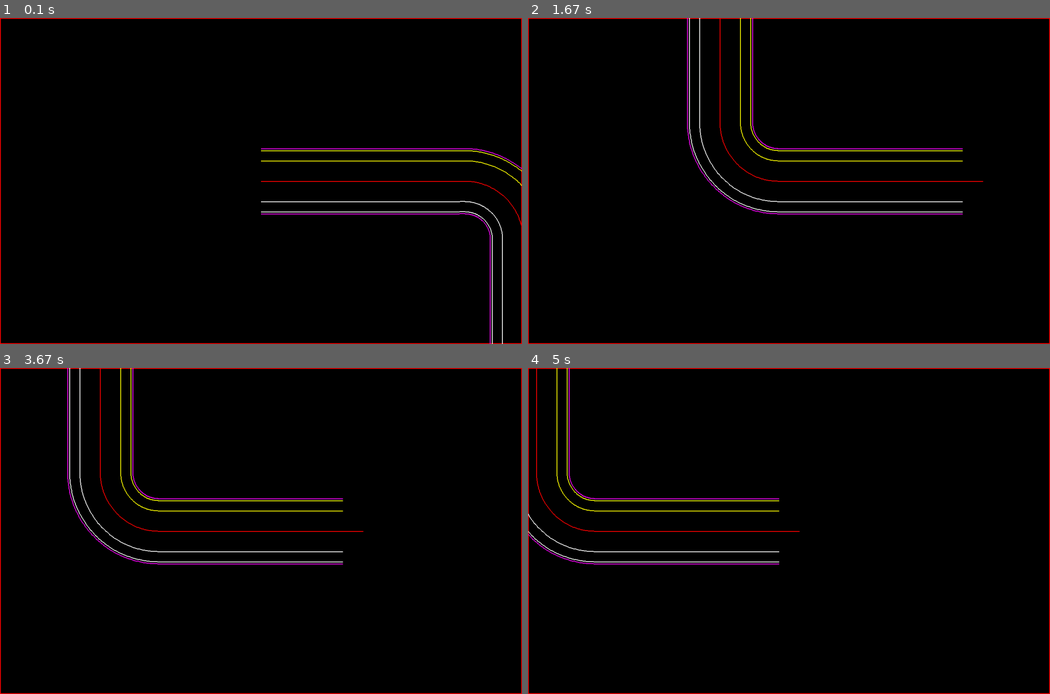
Above: before the commit, frames 1-4 (two rows, left to right).
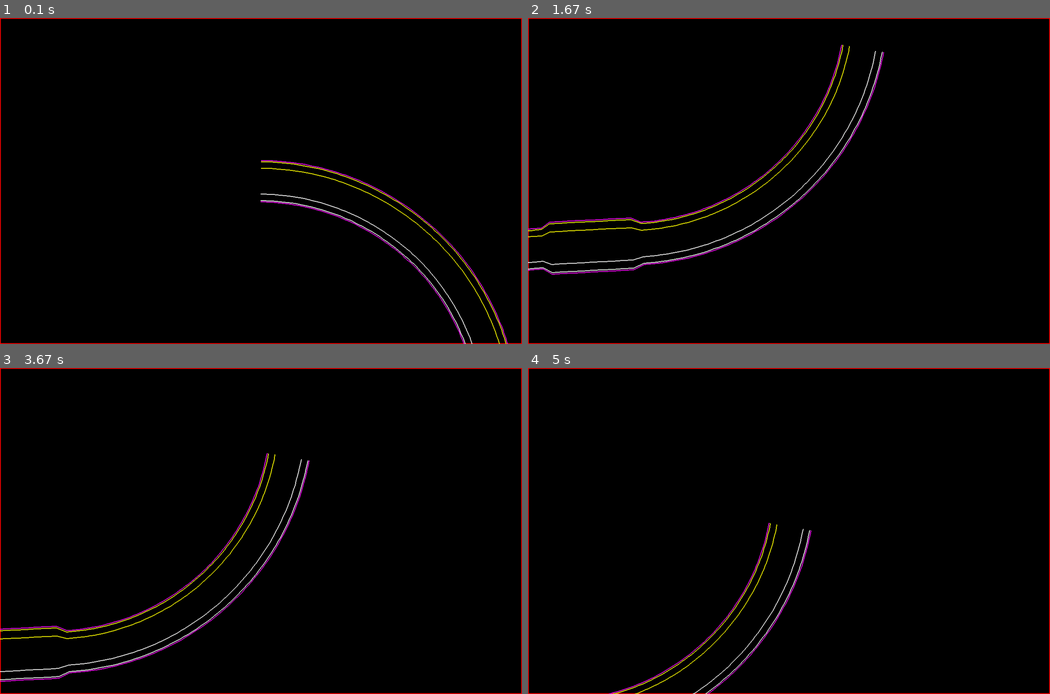
Above: after the commit, the same moments.

Repository: icedman/pygame_vector_speed
Game: pygame game, started from main.py
The game is run twice, just before and just after one commit, with the same random seed, the same clock (stepped at 60 frames per second) and the same inputs.
Inputs:
- Up to frame 1 (0.1 s): no input
- Up to frame 2 (1.67 s): hold Right 0.33-0.8 s; hold Up 0.83-1.3 s; hold Right from 1.33 s (still down)
- Up to frame 3 (3.67 s): release Right at 1.8 s; hold Left 1.83-2.37 s; hold Down 2.4-2.87 s; hold Left 2.9-3.37 s; hold Up from 3.4 s (still down)
- Up to frame 4 (5 s): release Up at 3.87 s; hold Right 3.9-4.53 s; hold Down from 4.57 s (still down)

The runs differ from the first frame. In frame 1, 2.8% of the frame differs, in the area x 49-100%, y 39-100%; in frame 2, 3.9%, in the area x 0-88%, y 0-79%; in frame 3, 3.6%; in frame 4, 2.6%.

Commit message:
add random track generator

Diff:
--- /dev/null
+++ b/data/sectors.yaml
@@ -0,0 +1,44 @@
+sectors:
+- sector: 1
+  color: green
+  features:
+    randoms: 1
+    straights: 5
+    angles: 5
+    arcs: 1
+    loops: 1
+    chicanes: 0
+    hairpins: 0
+
+- sector: 2
+  color: red
+  features:
+    randoms: 1
+    straights: 1
+    angles: 1
+    arcs: 1
+    loops: 1
+    chicanes: 1
+    hairpins: 1
+
+- sector: 3
+  color: orange
+  features:
+    randoms: 1
+    straights: 3
+    angles: 1
+    arcs: 5
+    loops: 2
+    chicanes: 2
+    hairpins: 0
+
+- sector: 4
+  color: indigo
+  features:
+    randoms: 1
+    straights: 1
+    angles: 1
+    arcs: 1
+    loops: 1
+    chicanes: 1
+    hairpins: 1
--- a/draw.py
+++ b/draw.py
@@ -67,6 +67,13 @@
         m = self.state.matrix
         v1 = Vector(x, y).transform(m)
         v2 = Vector(x2, y2).transform(m)
+
+        # add culling
+        if (v1.x < 0 and v2.x < 0) or (v1.y < 0 and v2.y < 0):
+            return
+        if (v1.x > 1280 and v2.x > 1280) or (v1.y > 800 and v2.y > 800):
+            return
+
         pygame.draw.line(
             self.surface, color, [v1.x, v1.y], [v2.x, v2.y], self.state.strokeWidth
         )
--- /dev/null
+++ b/generator.py
@@ -0,0 +1,21 @@
+from maths import *
+from track import *
+
+
+class TrackGenerator:
+    defs = {}
+
+    def __init__(self):
+        return
+
+    def loadDefinition(self, yml):
+        # print(yml)
+        return
+
+    def loadFeature(self, yml):
+        f = TrackFeature()
+        f.loadDefinition(yml)
+        featureType = f.name.split("_")[0]
+        if not featureType in self.defs:
+            self.defs[featureType] = []
+        self.defs[featureType].append(f)
--- a/main.py
+++ b/main.py
@@ -5,16 +5,44 @@
 
 import yaml
 
-f = TrackFeature()
-with open("./data/angle_1.yaml", mode="rt", encoding="utf-8") as file:
-    yml = yaml.safe_load(file)
-    f.loadDefinition(yml)
+track = Track()
+for i in range(0, 100):
+    track.addSector(
+        [
+            TrackSegment.randomArcSegment(),
+            TrackSegment.randomLineSegment(),
+            TrackSegment.randomArcSegment(),
+        ]
+    )
 
-for t in f.segments:
-    t.compute()
+# f = TrackFeature()
+# with open("./data/angle_1.yaml", mode="rt", encoding="utf-8") as file:
+#     yml = yaml.safe_load(file)
+#     f.loadDefinition(yml)
 
-for t in f.segments:
-    t.computeTrackPoints()
+
+# def generate_track():
+#     f.segments = [
+#         TrackSegment.randomArcSegment(),
+#         TrackSegment.randomLineSegment(),
+#         TrackSegment.randomArcSegment(),
+#     ]
+
+#     prev = None
+#     for t in f.segments:
+#         if prev != None:
+#             prev.nextSegment = t
+#             t.prevSegment = prev
+#         prev = t
+
+#     for t in f.segments:
+#         t.compute()
+
+#     for t in f.segments:
+#         t.computeTrackPoints()
+
+
+# generate_track()
 
 pygame.init()
 # size = [1600, 900]
@@ -27,6 +55,7 @@
 keys = {}
 released = {}
 
+current_sector = 0
 rot = 0
 last_tick = 0
 idx = 0
@@ -50,10 +79,11 @@
         keys[k] = pressed[k]
 
     if pressed[pygame.K_UP]:
-        idx -= 1
+        idx -= 2
     if pressed[pygame.K_DOWN]:
-        idx += 1
-
+        idx += 2
+    # if released[pygame.K_LEFT]:
+    #     generate_track()
 
     gfx.clear("black")
     gfx.save()
@@ -66,12 +96,21 @@
     innerRail = []
     outerBorder = []
     innerBorder = []
-    for t in f.segments:
+    for t in track.segments:
         for i in range(0, len(t.points)):
             p = t.points[i]
             points.append([p.x, p.y])
 
-            tp = None if i >= len(t.trackPoints)-1 else t.trackPoints[i]
+            if len(points) - 1 == idx:
+                current_sector = t.sector
+
+            dx = t.sector - current_sector
+            dist = Sqr(dx * dx)
+
+            if dist > 2:
+                continue
+
+            tp = None if i >= len(t.trackPoints) - 1 else t.trackPoints[i]
             if tp != None:
                 outerTrack.append([tp.outerTrack.x, tp.outerTrack.y])
                 outerRail.append([tp.outerRail.x, tp.outerRail.y])
@@ -87,9 +126,9 @@
     idx = (idx + len(points)) % len(points)
     l = points[idx]
     v = gfx.transform(Vector(l[0], l[1]))
-    gfx.translate(size[0]/2-v.x, size[1]/2-v.y)
+    gfx.translate(size[0] / 2 - v.x, size[1] / 2 - v.y)
 
-    gfx.drawPolygonPoints(points, "red", False)
+    # gfx.drawPolygonPoints(points, "red", False)
     gfx.drawPolygonPoints(outerTrack, "white", False)
     gfx.drawPolygonPoints(innerTrack, "yellow", False)
     gfx.drawPolygonPoints(outerRail, "white", False)
@@ -100,5 +139,4 @@
 
     pygame.display.flip()
 
-
     rot += 1
--- a/maths.py
+++ b/maths.py
@@ -10,8 +10,11 @@
     return random.randint(s, e)
 
 
-def Rnd(s, e):
-    r = random.random() * (e - s)
+def Rnd(s=0, e=0):
+    l = e - s
+    if l == 0:
+        l = 1
+    r = random.random() * l
     return s + r
 
 
@@ -294,15 +297,14 @@
         self.z = self.z / l
         return self
 
-
-    def dot(self,vb):
-        return ( vb.x * self.x ) + ( vb.y * self.y ) + ( vb.z * self.z )
+    def dot(self, vb):
+        return (vb.x * self.x) + (vb.y * self.y) + (vb.z * self.z)
 
     def cross(self, vb):
         vr = Vector.identity()
-        vr.x = ( self.y * vb.z ) - ( self.z * vb.y )
-        vr.y = ( self.z * vb.x ) - ( self.x * vb.z )
-        vr.z = ( self.x * vb.y ) - ( self.y * vb.x )
+        vr.x = (self.y * vb.z) - (self.z * vb.y)
+        vr.y = (self.z * vb.x) - (self.x * vb.z)
+        vr.z = (self.x * vb.y) - (self.y * vb.x)
         return vr
 
     def length(self):
--- a/test.py
+++ b/test.py
@@ -1,11 +1,30 @@
 from maths import *
 from track import *
+from generator import *
 import yaml
 
-f = TrackFeature()
-with open("./data/angle_1.yaml", mode="rt", encoding="utf-8") as file:
+g = TrackGenerator()
+with open("./data/sectors.yaml", mode="rt", encoding="utf-8") as file:
     yml = yaml.safe_load(file)
-    f.loadDefinition(yml)
+    g.loadDefinition(yml)
+
+sources = [
+    "./data/angle_1.yaml",
+    "./data/angle_2.yaml",
+    "./data/chicane_1.yaml",
+    "./data/chicane_2.yaml",
+    "./data/hairpin.yaml",
+    "./data/loop_1.yaml",
+    "./data/loop_2.yaml",
+]
+
+for src in sources:
+    with open(src, mode="rt", encoding="utf-8") as file:
+        yml = yaml.safe_load(file)
+        g.loadFeature(yml)
+
+#     yml = yaml.safe_load(file)
+#     f.loadDefinition(yml)
 
 #     segments = []
 #     prev = None
@@ -24,15 +43,15 @@
 #     for p in t.points:
 #         print(p)
 
-for t in f.segments:
-    t.compute()
+# for t in f.segments:
+#     t.compute()
 
-for t in f.segments:
-    t.computeTrackPoints()
+# for t in f.segments:
+#     t.computeTrackPoints()
 
-for t in f.segments:
-    for p in t.points:
-        print(p)
+# for t in f.segments:
+#     for p in t.points:
+#         print(p)
 
 
 # t = TrackSegment()
--- a/track.py
+++ b/track.py
@@ -8,6 +8,7 @@
     ARC_RIGHT = 2
     START = 3
     FINISH = 4
+
 
 class TrackPoint:
     index = 0
@@ -23,6 +24,7 @@
     sideDir = Vector.identity()
     carDir = Vector.identity()
 
+
 class TrackSegment:
     _rotateLeft = Matrix.identity().rotate(0, 90, 180 * 3.14 / 180)
     _rotateRight = Matrix.identity().rotate(0, 270, 180 * 3.14 / 180)
@@ -73,6 +75,54 @@
         _.splitWidth = t.splitWidth
         return t
 
+    @staticmethod
+    def randomLineSegment():
+        _ = TrackSegment()
+        _.segmentType = TrackSegmentType.STRAIGHT
+        width = 0.5 + Rnd(0, 2)
+        innerRail = 0.35 + Rnd(0, 0.5)
+        outerRail = 0.35 + Rnd(0, 0.5)
+
+        if (Rand(0, 100) % 4) != 0:
+            innerRail = outerRail
+
+        _.trackWidth = width
+        _.innerRail = innerRail
+        _.outerRail = outerRail
+        _.length = 2 + Rnd(0, 16)
+
+        if _.length >= 4 and (Rand(0, 1000) % 100) < 30:
+            _.splitWidth = 0.15 + Rnd(0, 0.35)
+
+        # split disabled
+        if _.sector < 4:
+            _.splitWidth = 0
+
+        return _
+
+    @staticmethod
+    def randomArcSegment():
+        _ = TrackSegment.randomLineSegment()
+        arc = 25 + Rnd(0, (360 - 25 - 60))
+        if arc > 100:
+            arc = arc / 2
+
+        radius = 0.05 + Rnd(0, 0.5)
+        _.arc = Floor(arc)
+        _.startRadius = radius
+        _.endRadius = radius
+        _.segmentType = TrackSegmentType.ARC_LEFT
+        if RndOr(0, 1) == 0:
+            _.segmentType = TrackSegmentType.ARC_RIGHT
+
+        if _.arc > 120:
+            _.arc -= Floor(Rnd(0, 80))
+
+        if _.arc > 100:
+            _.arc = Floor(_.arc / 2)
+
+        return _
+
     # move to mathss
     # def calculateAngle(self, f, t):
     #     right = Vector.right()
@@ -253,8 +303,8 @@
         for i in range(0, len(_.points)):
             p = _.points[i]
             np = None
-            if i < len(_.points)-1:
-                np = _.points[i+1]
+            if i < len(_.points) - 1:
+                np = _.points[i + 1]
             elif _.nextSegment != None:
                 np = _.nextSegment.points[0]
             else:
@@ -262,7 +312,7 @@
             d = Vector.copy(np).subtract(p)
             d.normalize()
 
-            sideDir = Vector(0,0,1).cross(d)
+            sideDir = Vector(0, 0, 1).cross(d)
             sideDir.normalize()
             trackWidth = Vector.copy(sideDir).scale(tw2)
             railWidth = Vector.copy(sideDir).scale(tw2 * 0.5)
@@ -305,7 +355,45 @@
             _.segments.append(t)
 
 
-
-# class RaceTrack:
-#     segments: []
-#     points: []
+class Track:
+    segments = []
+
+    def __init__(self):
+        self.segments = []
+        return
+
+    def addSector(self, segments):
+        sector = 0
+        count = len(self.segments)
+        lastSegment = None
+        lastIdx = 0
+        if count > 0:
+            lastIdx = count - 1
+            lastSegment = self.segments[lastIdx]
+            sector = lastSegment.sector + 1
+
+        prev = lastSegment
+        for s in segments:
+            s.sector = sector
+            if prev != None:
+                prev.nextSegment = s
+                s.prevSegment = prev
+
+                # smoothen width transition
+                s.trackWidth += prev.trackWidth * 2
+                s.trackWidth /= 3
+
+            prev = s
+            self.segments.append(s)
+
+        lastIdx -= 1
+        if lastIdx < 0:
+            lastIdx = 0
+
+        for i in range(lastIdx, len(self.segments)):
+            s = self.segments[i]
+            s.compute()
+
+        for i in range(lastIdx, len(self.segments)):
+            s = self.segments[i]
+            s.computeTrackPoints()
